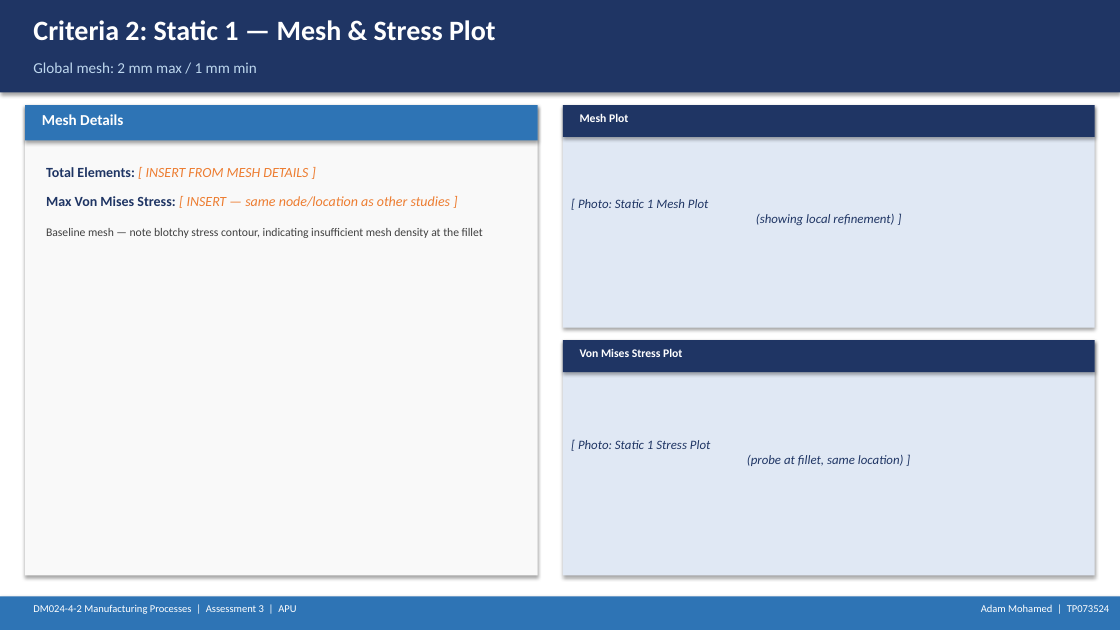
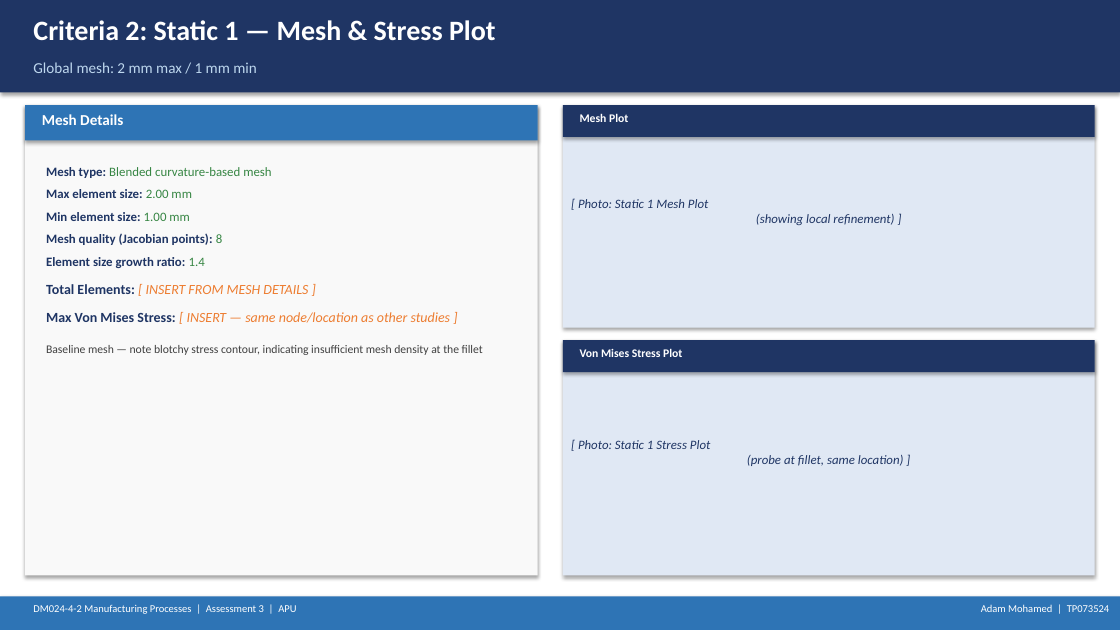
Before and after one commit to adambannani02-crypto/MY-FIRST-PROJECT, a slide deck: slide 8 of Assessment3_Presentation.pptx. Drawn at 1120x630 pixels with LibreOffice and Linux fonts; fonts in the diff are those of the drawing. Boxes give left, top, right and bottom in pixels: in the first picture for what was removed or moved away, otherwise in the second. Text is boxed around its words. In the diff, an @@ line names an element or a change of style, - is before the commit and + after.

```diff
--- a/Assessment3_Presentation.pptx
+++ b/Assessment3_Presentation.pptx
@@ text at [46, 167, 271, 268]: paragraphs added @@
+Mesh type: Blended curvature-based mesh
+Max element size: 2.00 mm
+Min element size: 1.00 mm
+Mesh quality (Jacobian points): 8
+Element size growth ratio: 1.4
@@ text at [46, 284, 308, 294]: more space between paragraphs @@
```
Also in this commit, not shown: 4 other slides changed, 1 other file.
